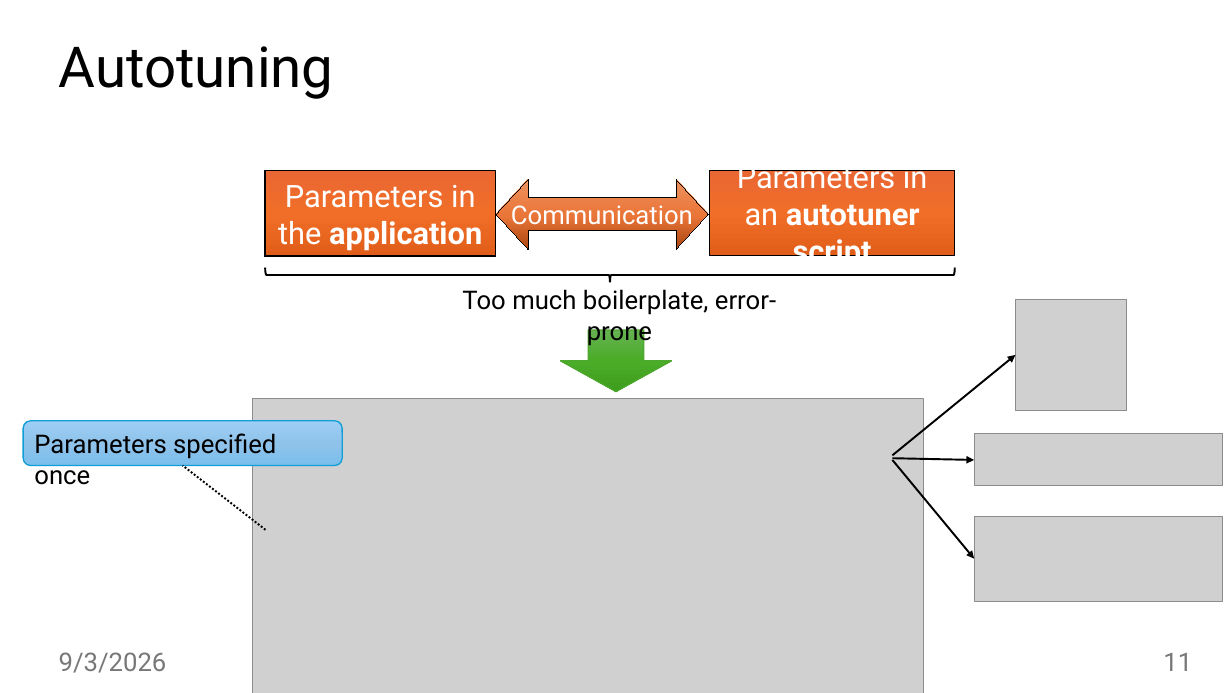
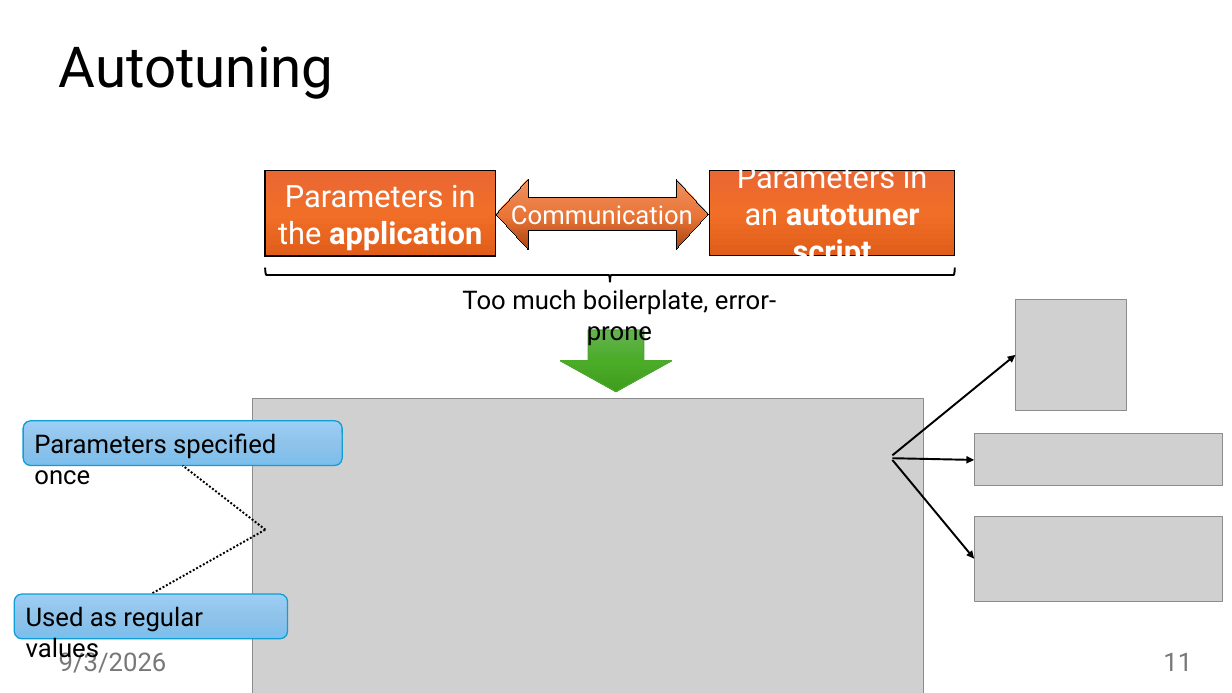
Before and after one commit to jiriklepl/phd-thesis, a slide deck: slide 11 of slides/Optimizing Memory Layouts and Traversal Orders in High-Performance Computing.pptx. Drawn at 1232x693 pixels with LibreOffice and Linux fonts; fonts in the diff are those of the drawing; grey boxes stand for pictures; background and template pictures are left out. Boxes give left, top, right and bottom in pixels: in the first picture for what was removed or moved away, otherwise in the second. Text is boxed around its words. In the diff, an @@ line names an element or a change of style, - is before the commit and + after.

```diff
--- a/slides/Optimizing Memory Layouts and Traversal Orders in High-Performance Computing.pptx
+++ b/slides/Optimizing Memory Layouts and Traversal Orders in High-Performance Computing.pptx
@@ line added from (265, 530) to (151, 594), #000000 1.5 pt dashed @@
@@ rounded rectangle added at <box>14,594,287,639</box>, fill gradient #9ECFF5 to #90C4EB to #7CBEED, outline #0F9ED5 1 pt, 20 pt, text #000000 @@
+Used as regular values
```
Also in this commit, not shown: 4 other slides changed.
